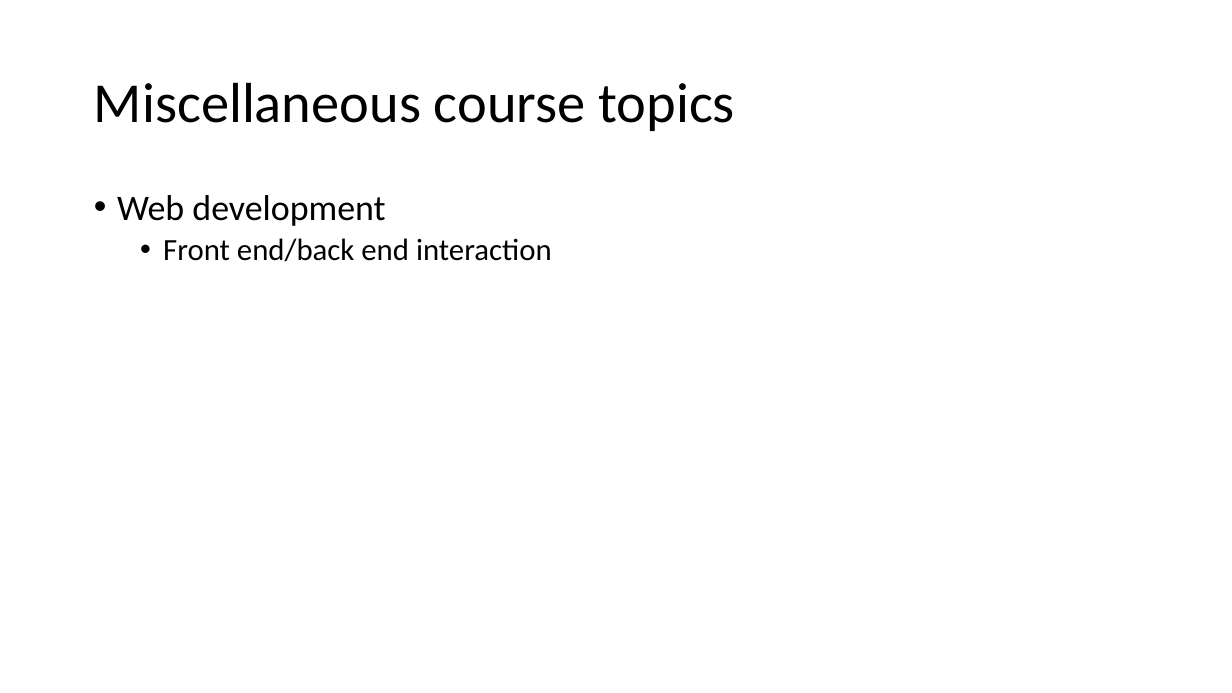
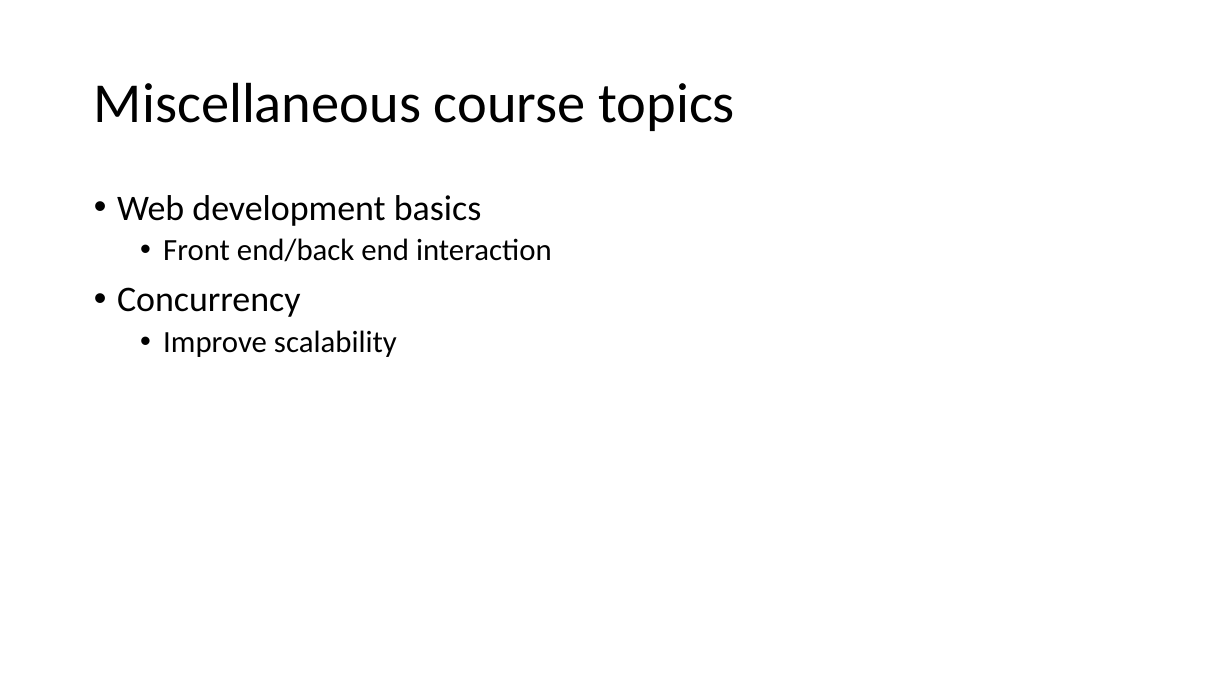
Before and after one commit to tongzhou80/cs6100, a slide deck: slide 22 of slides/Lecture1.pptx (slide 19 before the commit). Drawn at 1232x693 pixels with LibreOffice and Linux fonts; fonts in the diff are those of the drawing. Boxes give left, top, right and bottom in pixels: in the first picture for what was removed or moved away, otherwise in the second. Text is boxed around its words. In the diff, an @@ line names an element or a change of style, - is before the commit and + after.

```diff
--- a/slides/Lecture1.pptx
+++ b/slides/Lecture1.pptx
@@ text at [117,195,482,226]: text changed @@
-• Web development
+• Web development basics
@@ text at [117,287,397,357]: paragraphs added @@
+• Concurrency
+  • Improve scalability
```
Also in this commit, not shown: 10 other slides changed, 8 slides added, 1 slide removed, 3 other files.
